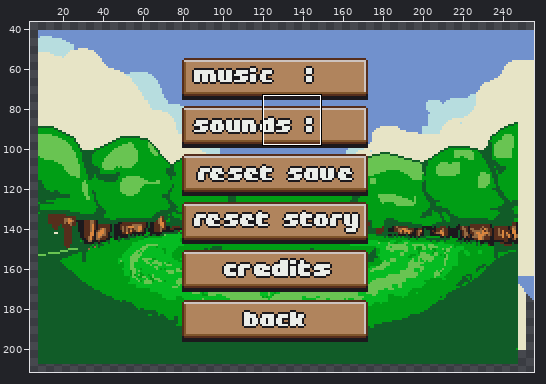
Two versions of one pixel-art file, graphics_raw/bg/menu_config.aseprite. Above, an overview of the earlier version with the close-up marked.
Close-up. Before the edit:
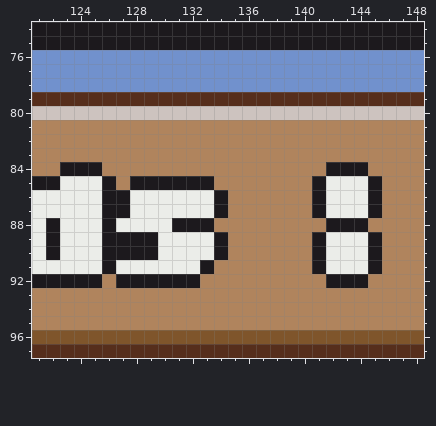
256x256 pixels, 1 frame. Shown: x 121..148, y 74..97. The wide view leaves out empty margins.
The same view after the edit:
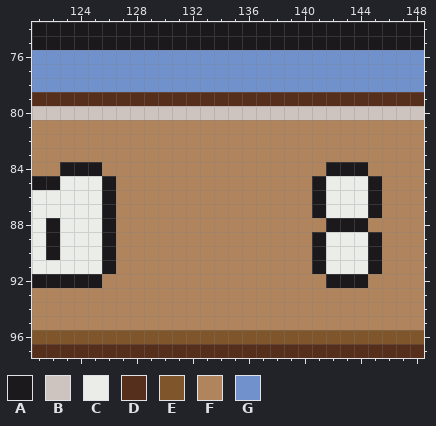
Palette (. is transparent): A #1c191d  B #cdc3bf  C #ebede9  D #562e1c  E #7f552b  F #b0845d  G #7191cd
What changed:
Layers "UI/Layer 3", "UI/reset save":
The author changed colour A to colour F in row 85 at x 128 to 133; in rows 86 to 87 at x 127 and 134; in row 88 at x 131 to 133; in rows 89 to 90 at x 127 to 129 and 134; in row 91 at x 133; in row 92 at x 127 to 132.
The author changed colour C to colour F in rows 86 to 87 at x 128 to 133; in row 88 at x 127 to 130; in rows 89 to 90 at x 130 to 133; in row 91 at x 127 to 132.
Boxes around the changes in both close-ups, in picture pixels (x1, y1, x2, y2):
changed: (116, 176, 228, 288)
